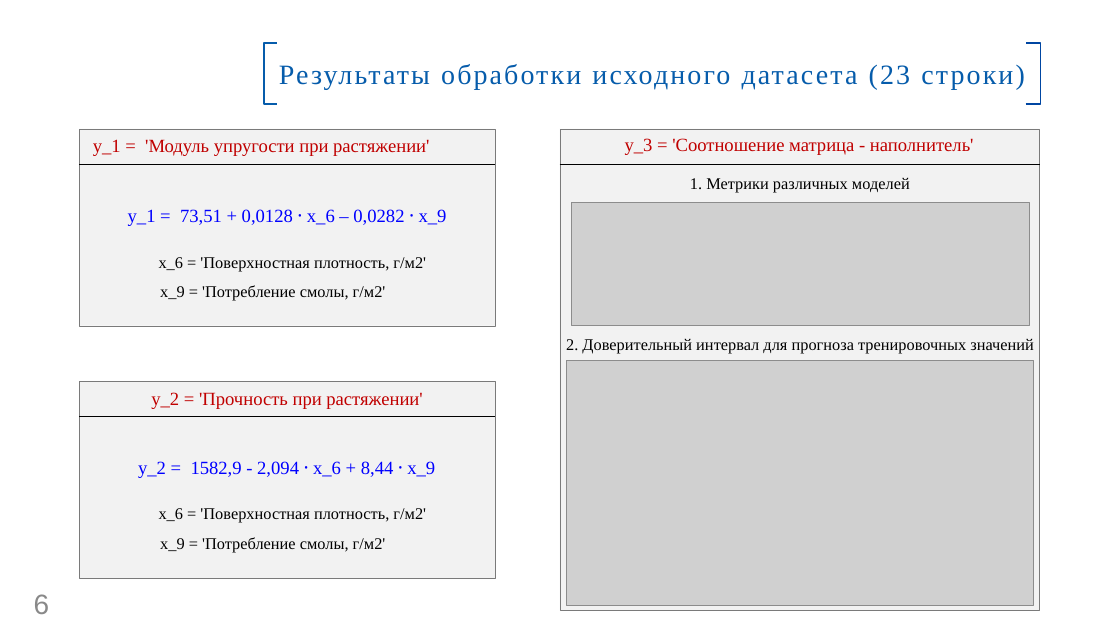
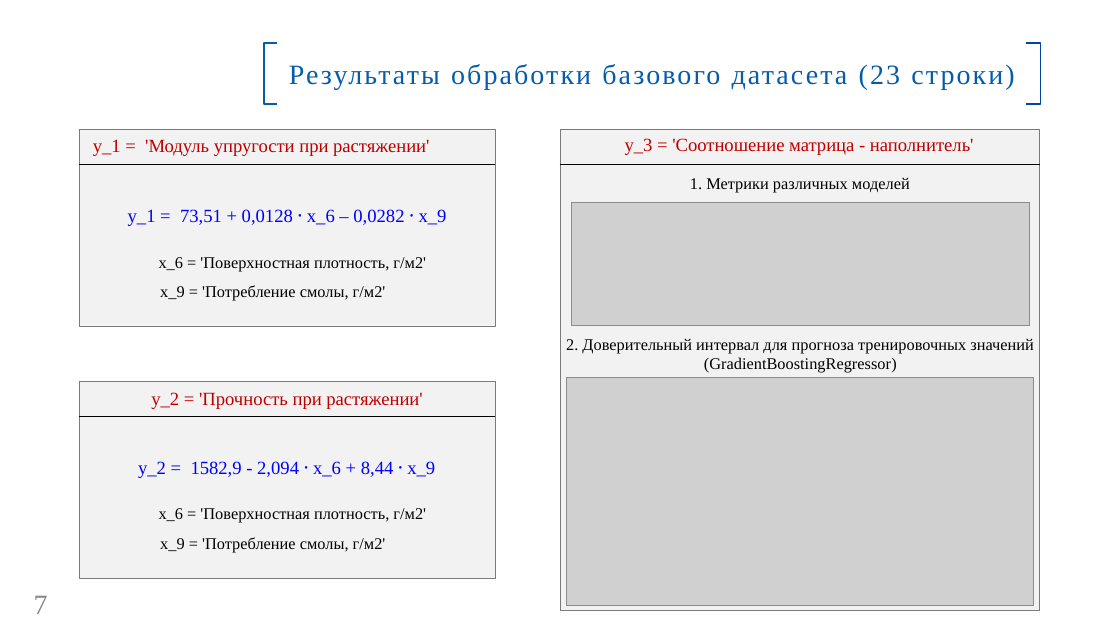
Before and after one commit to GorshkovAndrey/BMSTU, a slide deck: slide 7 of Для защиты ВКР/Презентация ВКР. Горшков А. В..pptx (slide 6 before the commit). Drawn at 1120x630 pixels with LibreOffice and Linux fonts; fonts in the diff are those of the drawing; grey boxes stand for pictures; background and template pictures are left out. Boxes give left, top, right and bottom in pixels: in the first picture for what was removed or moved away, otherwise in the second. Text is boxed around its words. In the diff, an @@ line names an element or a change of style, - is before the commit and + after.

```diff
--- a/Для защиты ВКР/Презентация ВКР. Горшков А. В..pptx
+++ b/Для защиты ВКР/Презентация ВКР. Горшков А. В..pptx
@@ text in rectangle at [289,64,1014,90]: text changed @@
-Результаты обработки исходного датасета (23 строки)
+Результаты обработки базового датасета (23 строки)
@@ text at [566,338,1034,373]: text changed @@
-2. Доверительный интервал для прогноза тренировочных значений
+2. Доверительный интервал для прогноза тренировочных значений (GradientBoostingRegressor)
@@ picture: place and size @@
-picture at [566,360,1034,606]
+picture at [566,378,1034,606]
@@ page number at [34,596,48,614]: text changed; font Arial to Times New Roman @@
-6
+7
```
Also in this commit, not shown: 6 other slides changed, 2 slides added.
